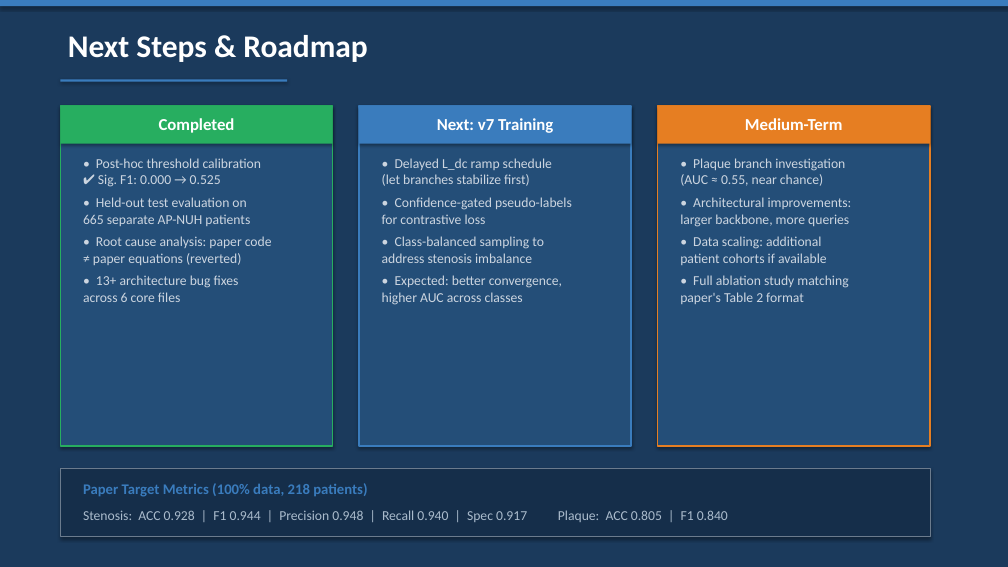
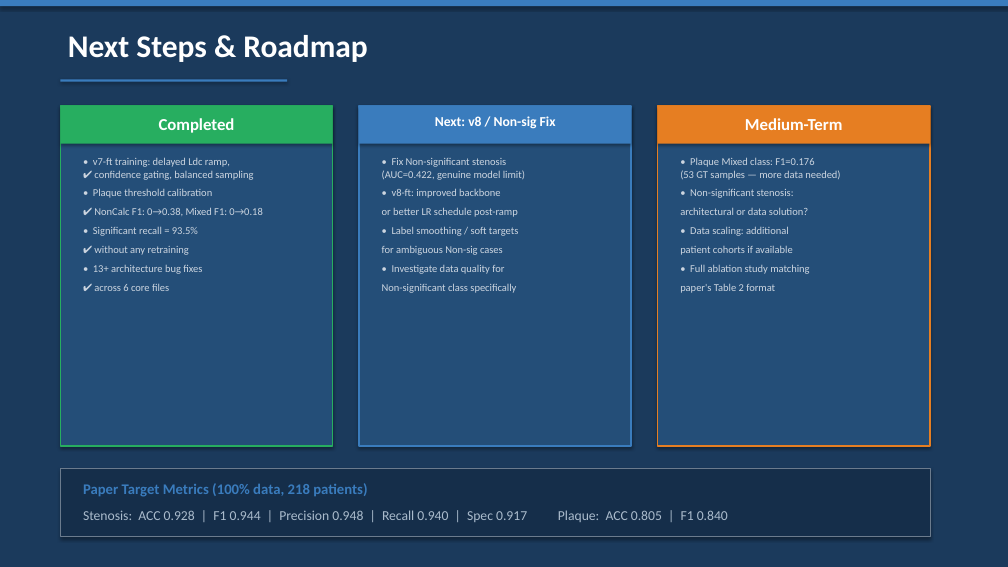
Before and after one commit to reetmitra/CAD_diagnosis, a slide deck: slide 4 of SC_Net_Progress_Update.pptx. Drawn at 1008x567 pixels with LibreOffice and Linux fonts; fonts in the diff are those of the drawing. Boxes give left, top, right and bottom in pixels: in the first picture for what was removed or moved away, otherwise in the second. Text is boxed around its words. In the diff, an @@ line names an element or a change of style, - is before the commit and + after.

```diff
--- a/SC_Net_Progress_Update.pptx
+++ b/SC_Net_Progress_Update.pptx
@@ text at (435, 116, 556, 129): text changed; size 16 to 13 pt @@
-Next: v7 Training
+Next: v8 / Non-sig Fix
@@ text at (93, 157, 262, 291): text changed; size 13 to 10 pt @@
-• Post-hoc threshold calibration
-✔ Sig. F1: 0.000 → 0.525
-• Held-out test evaluation on
-665 separate AP-NUH patients
-• Root cause analysis: paper code
-≠ paper equations (reverted)
-• 13+ architecture bug fixes
-across 6 core files
+• v7-ft training: delayed Ldc ramp,
+✔ confidence gating, balanced sampling
+• Plaque threshold calibration
+✔ NonCalc F1: 0→0.38, Mixed F1: 0→0.18
+• Significant recall = 93.5%
+✔ without any retraining
+• 13+ architecture bug fixes
+✔ across 6 core files
@@ text at (382, 158, 525, 293): text changed; size 13 to 10 pt @@
-• Delayed L_dc ramp schedule
-(let branches stabilize first)
-• Confidence-gated pseudo-labels
-for contrastive loss
-• Class-balanced sampling to
-address stenosis imbalance
-• Expected: better convergence,
-higher AUC across classes
+• Fix Non-significant stenosis
+(AUC=0.422, genuine model limit)
+• v8-ft: improved backbone
+or better LR schedule post-ramp
+• Label smoothing / soft targets
+for ambiguous Non-sig cases
+• Investigate data quality for
+Non-significant class specifically
@@ text at (680, 157, 840, 215): text changed; size 13 to 10 pt @@
-• Plaque branch investigation
-(AUC ≈ 0.55, near chance)
-• Architectural improvements:
-larger backbone, more queries
+• Plaque Mixed class: F1=0.176
+(53 GT samples — more data needed)
+• Non-significant stenosis:
+architectural or data solution?
@@ text at (680, 226, 809, 293): size 13 to 10 pt in "• Data scaling: additional patient cohorts if ...", "• Full ablation study matching paper's Table ..." @@
```
Also in this commit, not shown: 1 other slide changed, 1 other file.
